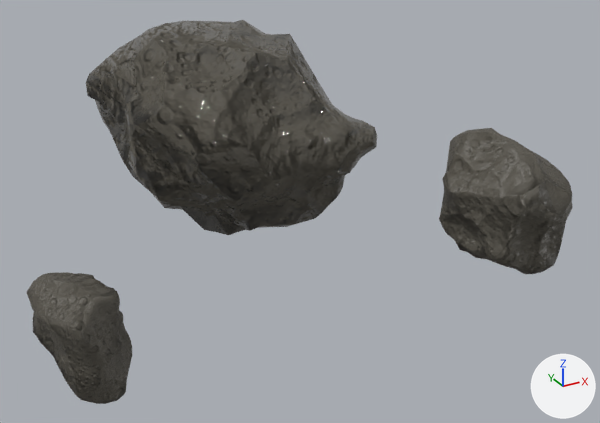
Before and after pictures for a commit that changed the glTF model frontend/public/img/astroids/scene.gltf.
One viewpoint serves both versions: a camera (50 mm lens) standing at (-13.8, -31.1, 11.0) and looking at (0.9, -4.4, -2.4). The lights are fixed; the arrows at lower right show +X, +Y and +Z. The picture after the commit comes second. Where no turn or scale is listed for an object, it has been applied to the vertices.

In view in the first picture: 'AST_01_LOD0_Material #48_0', 'AST_02_LOD0__0', 'AST_03_LOD0__AST_03_LOD007___Default_0'.
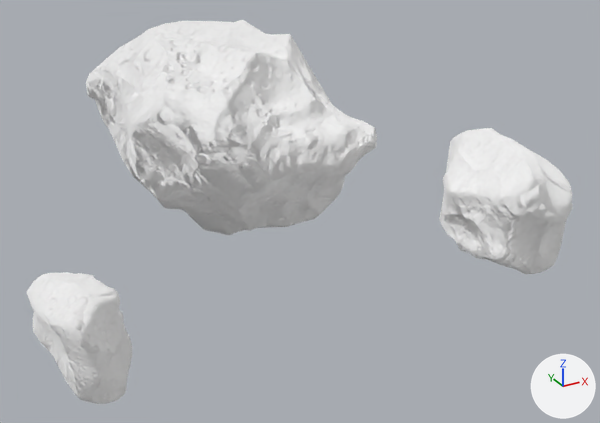
Boxes (x1, y1, x2, y2) around the edits, measured in the pictures (600 x 423 px):
'AST_02_LOD0__0', surface changed (grey to white): (86, 20, 377, 235) in both
'AST_01_LOD0_Material #48_0', surface changed (grey to white): (439, 128, 573, 274) in both
'AST_03_LOD0__AST_03_LOD007___Default_0', surface changed (grey to white): (27, 272, 132, 404) in both

The change, as a list of edits to the scene's bpy script:
```text
Change mat_material_48:
    where n0 = _N.new('ShaderNodeBsdfPrincipled'); n0.name = 'Principled BSDF'
    add n0.inputs[0].default_value = (1.0, 1.0, 1.0, 1.0)  # 'Base Color', white #ffffff
    add n0.inputs[1].default_value = 1.0  # 'Metallic'
    add n0.inputs[2].default_value = 1.0  # 'Roughness'
    remove n2 = _N.new('ShaderNodeTexImage'); n2.name = 'Image Texture'
    remove n2.image = img_material_48_diffuse_jpeg
    remove n4 = _N.new('ShaderNodeTexImage'); n4.name = 'Image Texture.001'
    remove n4.image = img_material_48_normal_jpeg
    add n2 = _N.new('ShaderNodeTexImage'); n2.name = 'Image Texture'
    add n2.image = img_material_48_normal_jpeg
    remove _L.new(n2.outputs[0], n0.inputs[0])  # 'Color' to 'Base Color'
    where n3 = _N.new('ShaderNodeNormalMap'); n3.name = 'Normal Map'
    remove _L.new(n4.outputs[0], n3.inputs[1])  # 'Color' to 'Color'
    add _L.new(n2.outputs[0], n3.inputs[1])  # 'Color' to 'Color'
Change mat_ast_03_lod007___default:
    where n0 = _N.new('ShaderNodeBsdfPrincipled'); n0.name = 'Principled BSDF'
    add n0.inputs[0].default_value = (1.0, 1.0, 1.0, 1.0)  # 'Base Color', white #ffffff
    add n0.inputs[1].default_value = 1.0  # 'Metallic'
    n0.inputs[2].default_value: 0.521 -> 1.0  # 'Roughness'
    remove n2 = _N.new('ShaderNodeTexImage'); n2.name = 'Image Texture'
    remove n2.image = img_ast_03_lod007___default_diffuse_jpeg
    remove n4 = _N.new('ShaderNodeTexImage'); n4.name = 'Image Texture.001'
    remove n4.image = img_ast_03_lod007___default_normal_jpeg
    add n2 = _N.new('ShaderNodeTexImage'); n2.name = 'Image Texture'
    add n2.image = img_ast_03_lod007___default_normal_jpeg
    remove _L.new(n2.outputs[0], n0.inputs[0])  # 'Color' to 'Base Color'
    where n3 = _N.new('ShaderNodeNormalMap'); n3.name = 'Normal Map'
    remove _L.new(n4.outputs[0], n3.inputs[1])  # 'Color' to 'Color'
    add _L.new(n2.outputs[0], n3.inputs[1])  # 'Color' to 'Color'
Change mat_ast_02_lod0__0:
    where n0 = _N.new('ShaderNodeBsdfPrincipled'); n0.name = 'Principled BSDF'
    add n0.inputs[0].default_value = (1.0, 1.0, 1.0, 1.0)  # 'Base Color', white #ffffff
    add n0.inputs[1].default_value = 1.0  # 'Metallic'
    n0.inputs[2].default_value: 0.0 -> 1.0  # 'Roughness'
    remove n2 = _N.new('ShaderNodeTexImage'); n2.name = 'Image Texture'
    remove n2.image = img_ast_02_lod0__0_diffuse_jpeg
    remove n4 = _N.new('ShaderNodeTexImage'); n4.name = 'Image Texture.001'
    remove n4.image = img_ast_02_lod0__0_normal_jpeg
    add n2 = _N.new('ShaderNodeTexImage'); n2.name = 'Image Texture'
    add n2.image = img_ast_02_lod0__0_normal_jpeg
    remove _L.new(n2.outputs[0], n0.inputs[0])  # 'Color' to 'Base Color'
    where n3 = _N.new('ShaderNodeNormalMap'); n3.name = 'Normal Map'
    remove _L.new(n4.outputs[0], n3.inputs[1])  # 'Color' to 'Color'
    add _L.new(n2.outputs[0], n3.inputs[1])  # 'Color' to 'Color'
```
